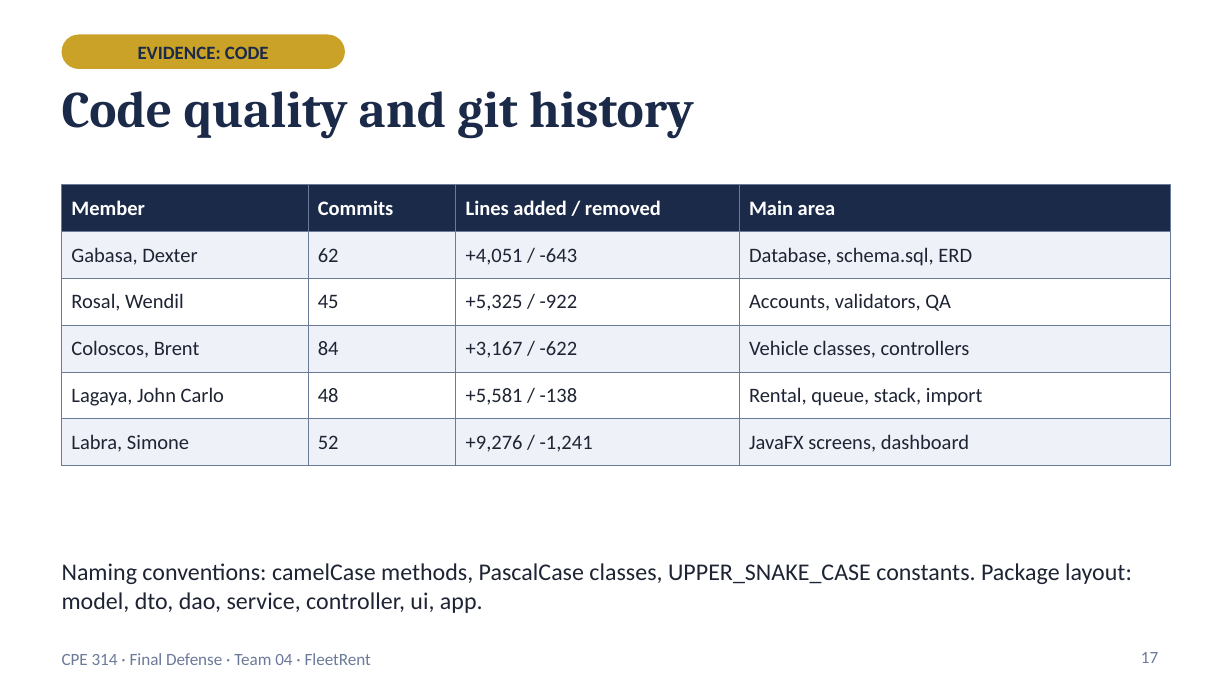
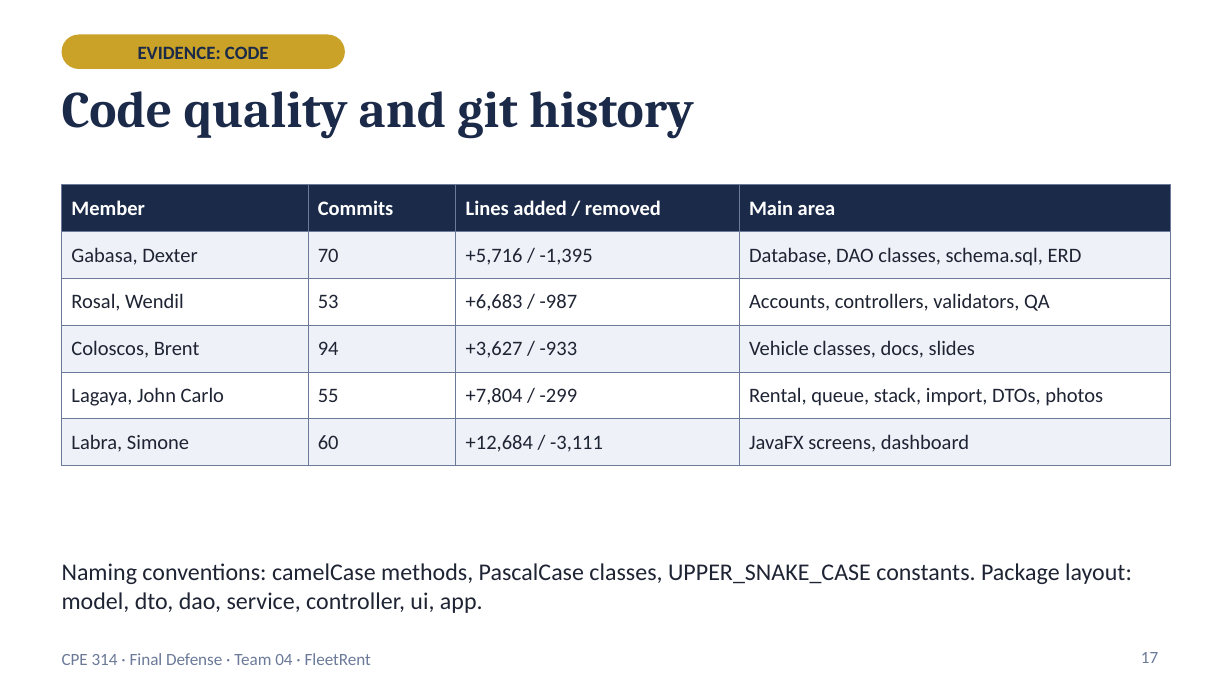
Before and after one commit to ColoscosBrent/cpe314-69323-capstone-team-04, a slide deck: slide 17 of docs/FleetRent_Final_Defense.pptx. Drawn at 1232x693 pixels with LibreOffice and Linux fonts; fonts in the diff are those of the drawing. Boxes give left, top, right and bottom in pixels: in the first picture for what was removed or moved away, otherwise in the second. Text is boxed around its words. In the diff, an @@ line names an element or a change of style, - is before the commit and + after.

```diff
--- a/docs/FleetRent_Final_Defense.pptx
+++ b/docs/FleetRent_Final_Defense.pptx
@@ table at [62, 185, 1170, 456] @@
-row 2: Gabasa, Dexter | 62 | +4,051 / -643 | Database, schema.sql, ERD
+row 2: Gabasa, Dexter | 70 | +5,716 / -1,395 | Database, DAO classes, schema.sql, ERD
-row 3: Rosal, Wendil | 45 | +5,325 / -922 | Accounts, validators, QA
+row 3: Rosal, Wendil | 53 | +6,683 / -987 | Accounts, controllers, validators, QA
-row 4: Coloscos, Brent | 84 | +3,167 / -622 | Vehicle classes, controllers
+row 4: Coloscos, Brent | 94 | +3,627 / -933 | Vehicle classes, docs, slides
-row 5: Lagaya, John Carlo | 48 | +5,581 / -138 | Rental, queue, stack, import
+row 5: Lagaya, John Carlo | 55 | +7,804 / -299 | Rental, queue, stack, import, DTOs, photos
-row 6, column 2: 52
+row 6, column 2: 60
-row 6, column 3: +9,276 / -1,241
+row 6, column 3: +12,684 / -3,111
```
Also in this commit, not shown: 15 other slides changed, 1 slide added.
